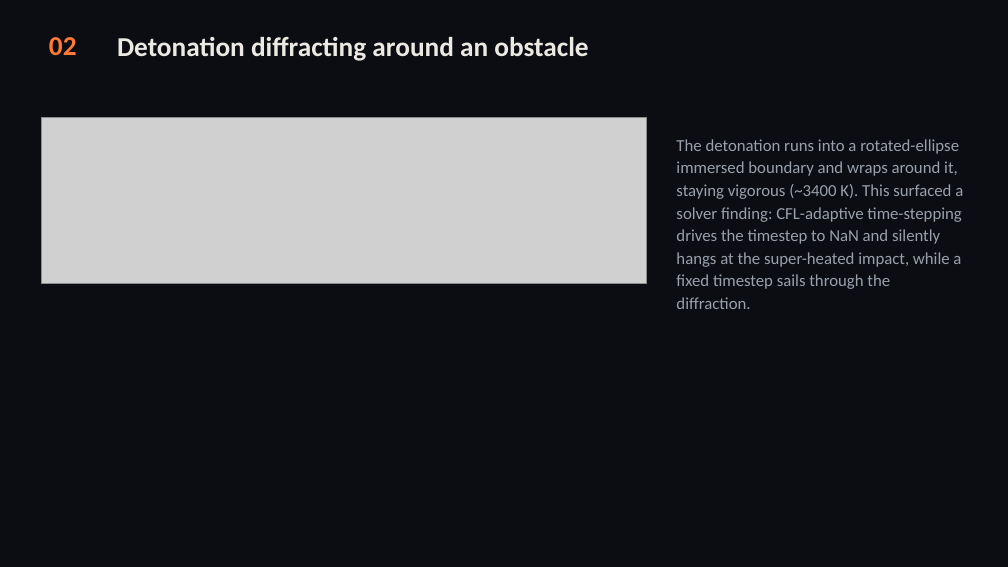
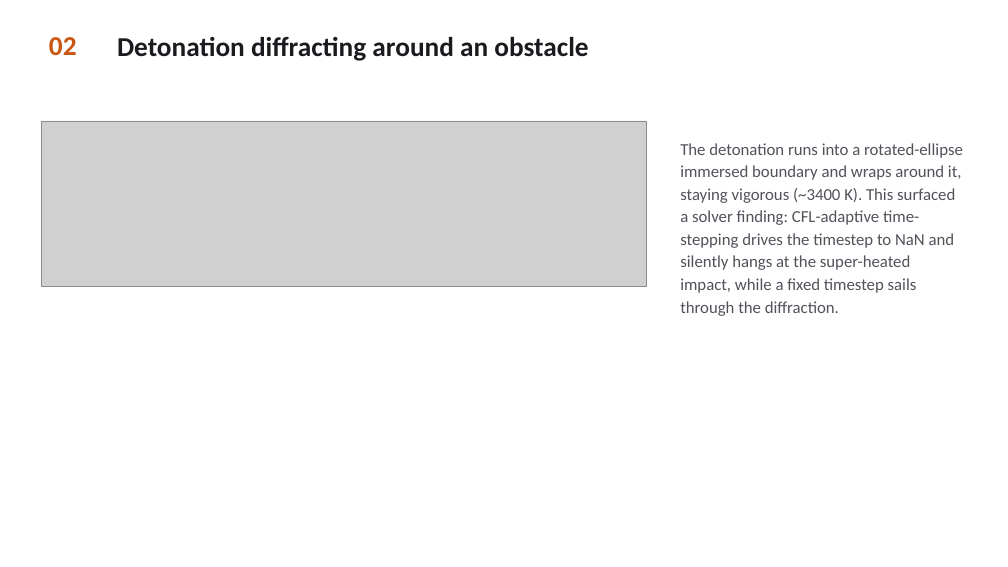
Before and after one commit to sbryngelson/MFC, a slide deck: slide 3 of MFC_combustion_showcase.pptx. Drawn at 1008x567 pixels with LibreOffice and Linux fonts; fonts in the diff are those of the drawing; grey boxes stand for pictures. Boxes give left, top, right and bottom in pixels: in the first picture for what was removed or moved away, otherwise in the second. Text is boxed around its words. In the diff, an @@ line names an element or a change of style, - is before the commit and + after.

Commit message:
docs: white-theme showcase deck with embedded case videos

```diff
--- a/MFC_combustion_showcase.pptx
+++ b/MFC_combustion_showcase.pptx
@@ rectangle removed at (0, 0, 1008, 567) @@
@@ text "02" at (49, 37, 77, 55): text colour #FF7A34 to #C85610 @@
@@ text "Detonation diffracting around an obstacle" at (117, 37, 588, 61): text colour #ECE9E3 to #1A1A1F @@
@@ picture: place and size @@
-picture at (42, 117, 647, 284)
+picture at (42, 121, 647, 287)
@@ text "The detonation runs into a ..." at (680, 143, 963, 316): text colour #9AA0AB to #52525B @@
```
Also in this commit, not shown: 9 other slides changed.
